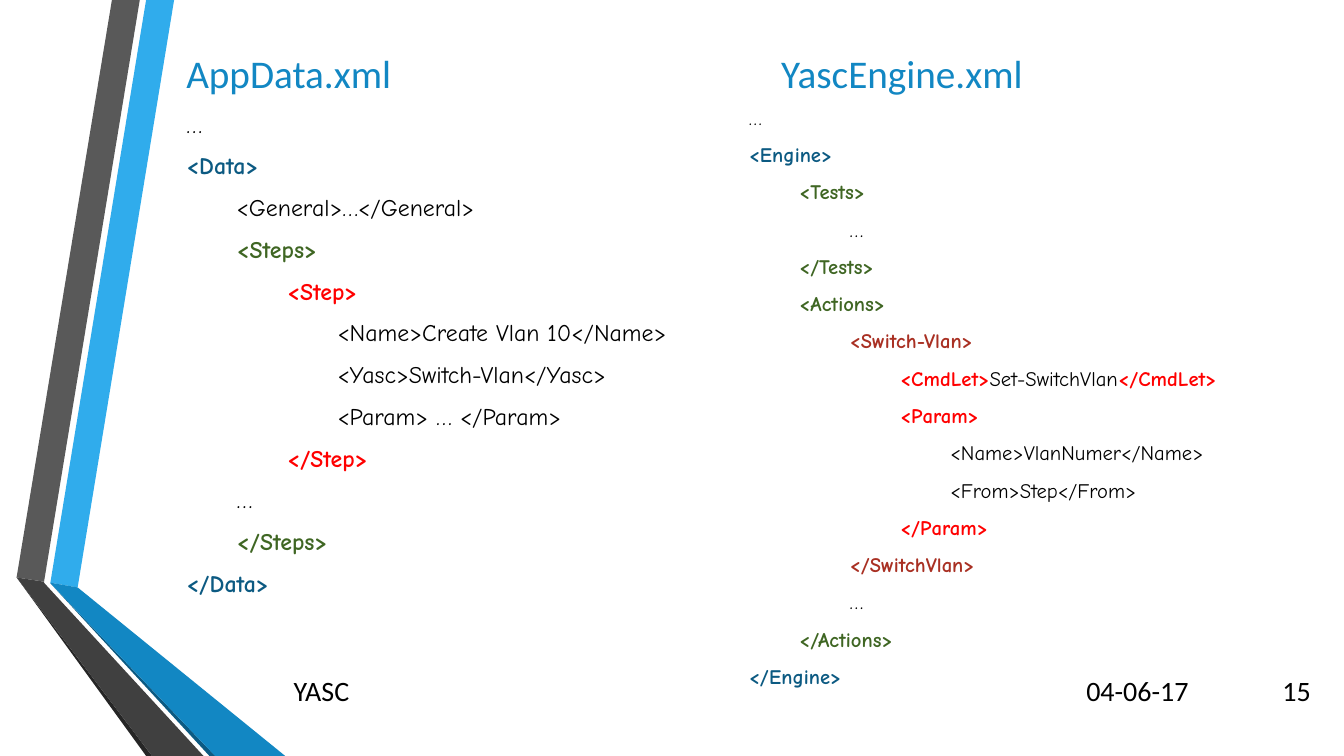
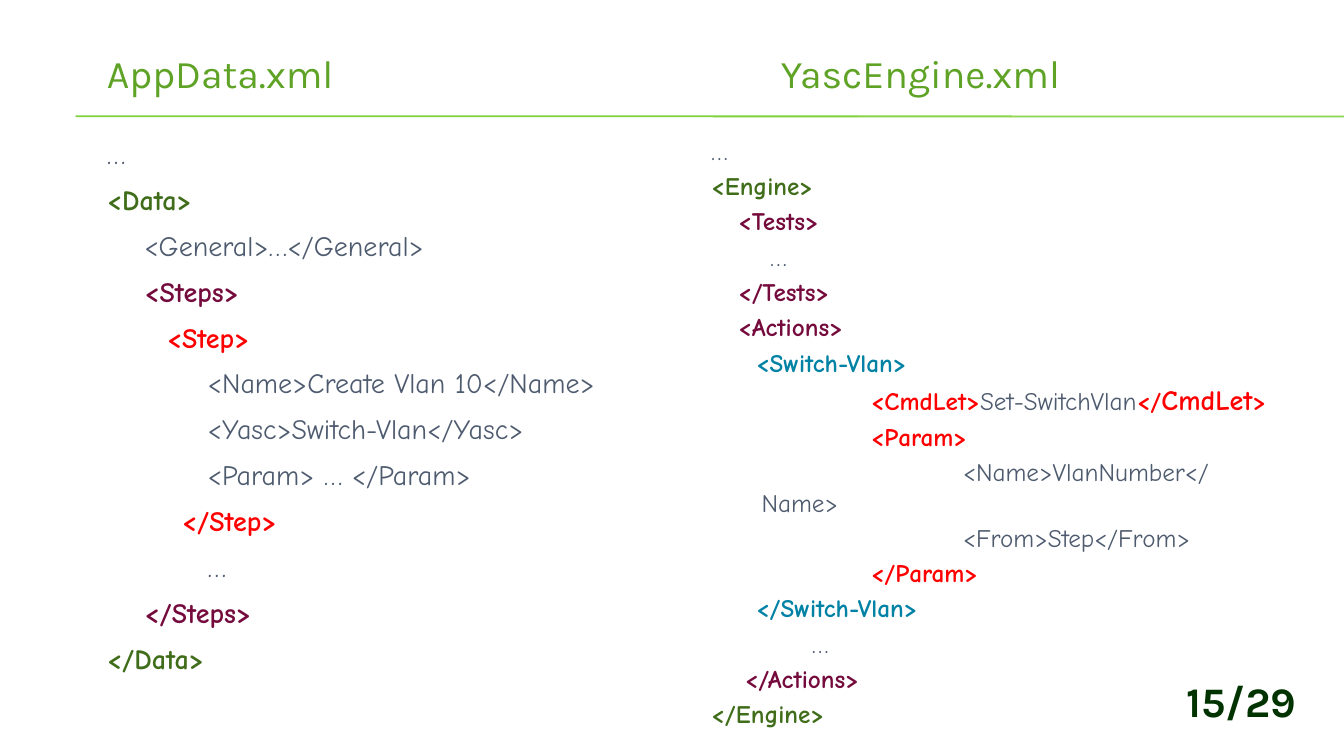
Before and after one commit to CerfontaineMathieu/TFE, a slide deck: slide 15 of Automatisation des déploiements d’applications et d’équipements réseaux via.pptx. Drawn at 1344x756 pixels with LibreOffice and Linux fonts; fonts in the diff are those of the drawing; background and template pictures are left out. Boxes give left, top, right and bottom in pixels: in the first picture for what was removed or moved away, otherwise in the second. Text is boxed around its words. In the diff, an @@ line names an element or a change of style, - is before the commit and + after.

```diff
--- a/Automatisation des déploiements d’applications et d’équipements réseaux via.pptx
+++ b/Automatisation des déploiements d’applications et d’équipements réseaux via.pptx
@@ text "AppData.xml" at [107, 61, 334, 98]: font Calibri to Karla, text colour #1287C3 to #5FA326; less space between paragraphs @@
@@ text "AppData.xml": place and size @@
-text "AppData.xml" at [186, 60, 391, 95]
+text "AppData.xml" at [107, 61, 334, 98]
@@ text "YascEngine.xml" at [781, 61, 1060, 98]: font Calibri to Karla, text colour #1287C3 to #5FA326; less space between paragraphs @@
@@ line added from (76, 116) to (1344, 116), #7FD13B 0.75 pt @@
@@ line added from (76, 117) to (1344, 117), #7FD13B 0.75 pt @@
@@ text "…": place and size @@
-text "…" at [186, 158, 666, 595]
+text "…" at [107, 191, 595, 673]
@@ text "…" at [107, 191, 595, 673]: size 17 to 20 pt; text colour #000000 to #4E5B6F in "…", "<General>…</General>", "<Name>Create Vlan 10</Name>", "<Yasc>Switch-Vlan</Yasc>" and 2 more places; text colour #0C5A82 to #3F6D19 in "<Data>", "</Data>"; text colour #3F6623 to #750B3D in "<Steps>", "</Steps>"; line spacing 1 to 1.2; less space between paragraphs; vertical alignment top to middle @@
@@ text "…": place and size @@
-text "…" at [749, 148, 1217, 650]
+text "…" at [711, 178, 1252, 691]
@@ text at [711, 178, 1252, 691]: size 13.9 to 18 pt in "…"; text colour #000000 to #4E5B6F in "…", "…", "<CmdLet>Set-SwitchVlan</CmdLet>", "<From>Step</From>" and 1 more places; size 14.7 to 18 pt in "<Engine>", "<Tests>", "…", "</Tests>" and 9 more places; text colour #0C5A82 to #3F6D19 in "<Engine>", "</Engine>"; text colour #3F6623 to #750B3D in "<Tests>", "</Tests>", "<Actions>", "</Actions>"; text colour #A93023 to #0082A5 in "<Switch-Vlan>"; size 14.7 to 20 pt in "<CmdLet>Set-SwitchVlan</CmdLet>"; less space between paragraphs @@
@@ text at [963, 464, 1209, 484]: text changed; size 14.7 to 18 pt; text colour #000000 to #4E5B6F @@
-  <Name>VlanNumer</Name>
+  <Name>VlanNumber</Name>
@@ group removed at [16, 0, 285, 756]: 6 freeform shapes @@
@@ text at [756, 600, 918, 620]: text changed; size 14.7 to 18 pt; text colour #A93023 to #0082A5 @@
-</SwitchVlan>
+</Switch-Vlan>
@@ text removed at [294, 683, 350, 702] @@
-YASC
@@ text removed at [1086, 682, 1188, 702] @@
-04-06-17
@@ text "15/29" at [1186, 685, 1296, 721]: vertical alignment middle to top @@
@@ text at [1186, 685, 1296, 721]: text changed; size 20 to 30 pt; font Calibri to Karla; text colour #000000 to #003300; bold on @@
-15
+15/29
```
Also in this commit, not shown: 16 other slides changed, 12 slides added, 5 slides removed, 8 other files.
